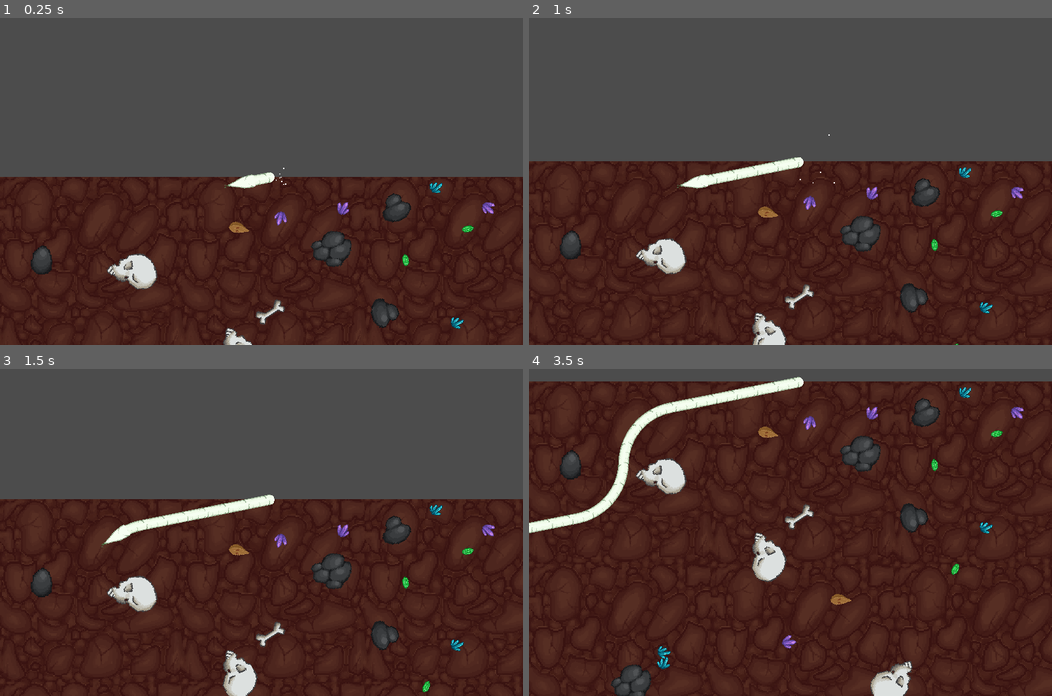
Above: before the commit, frames 1-4 (two rows, left to right).
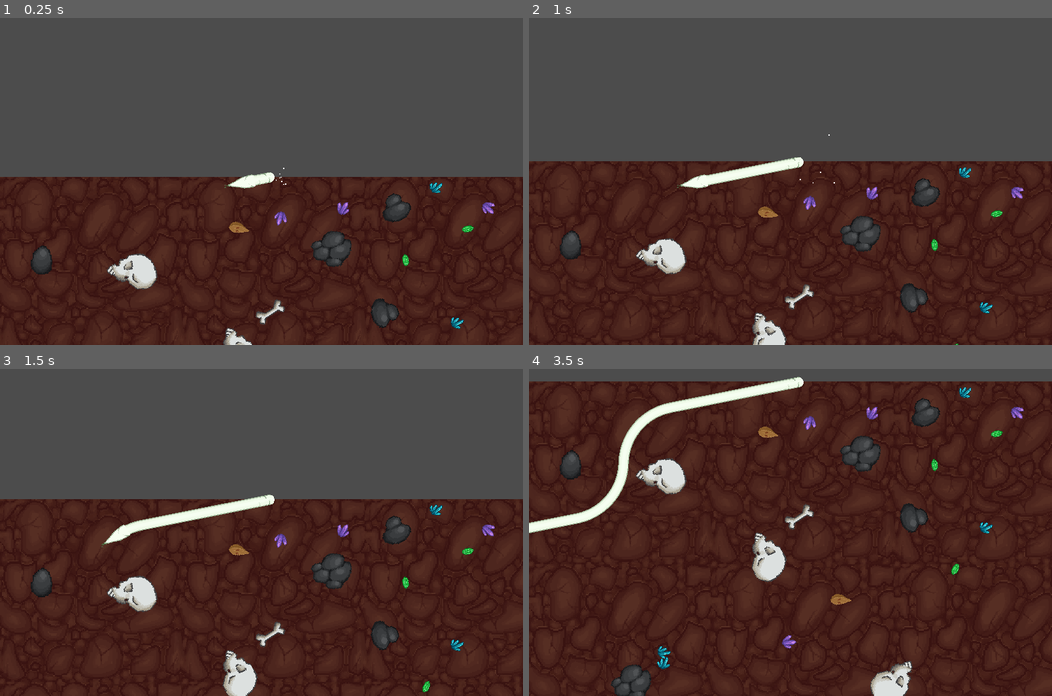
Above: after the commit, the same moments.

Repository: 0xOnyx/GGJ
Game: Godot game, scene res://scenes/main.tscn
The game is run twice, just before and just after one commit, with the same random seed, the same clock (stepped at 60 frames per second) and the same inputs.
Inputs:
- Up to frame 1 (0.25 s): no input
- Up to frame 2 (1 s): hold D (right) from 0.53 s (still down)
- Up to frame 3 (1.5 s): release D (right) at 1.28 s; hold A (left) from 1.28 s (still down)
- Up to frame 4 (3.5 s): release A (left) at 2.03 s; hold D (right) from 2.03 s (still down)

Frame 1 is identical in both runs. In frame 2, less than 0.1% of the frame differs, in the area x 34-49%, y 43-51%; in frame 3, 0.1%; in frame 4, 0.3%, in the area x 0-49%, y 3-51%.

Commit message:
renamed folders for surface fix #11

Diff:
--- a/project.godot
+++ b/project.godot
@@ -11,7 +11,7 @@
 [application]
 
 config/name="Root"
-run/main_scene="res://scenes/main.tscn"
+run/main_scene="res://scenes/Main.tscn"
 config/icon="res://icon.png"
 
 [display]
--- a/scenes/collectable.tscn
+++ /dev/null
@@ -1,32 +0,0 @@
-[gd_scene load_steps=4 format=2]
-
-[ext_resource path="res://assets/seed_final.png" type="Texture" id=1]
-[ext_resource path="res://scripts/collectable.gd" type="Script" id=2]
-
-[sub_resource type="CircleShape2D" id=1]
-radius = 9.0
-
-[node name="Collectable" type="Area2D"]
-script = ExtResource( 2 )
-
-[node name="Sprite" type="Sprite" parent="."]
-scale = Vector2( 0.40625, 0.40625 )
-texture = ExtResource( 1 )
-
-[node name="CollisionShape2D" type="CollisionShape2D" parent="."]
-shape = SubResource( 1 )
-
-[node name="DeathParticles" type="CPUParticles2D" parent="."]
-emitting = false
-explosiveness = 1.0
-emission_shape = 1
-emission_sphere_radius = 4.44
-spread = 180.0
-gravity = Vector2( 0, 0 )
-initial_velocity = 31.58
-initial_velocity_random = 0.66
-
-[node name="DeathparticlesTimer" type="Timer" parent="."]
-
-[connection signal="body_entered" from="." to="." method="_on_Collectable_body_entered"]
-[connection signal="timeout" from="DeathparticlesTimer" to="." method="_on_DeathparticlesTimer_timeout"]
--- a/scenes/collectable/Collectable.tscn
+++ b/scenes/collectable/Collectable.tscn
@@ -28,7 +28,5 @@
 
 [node name="DeathparticlesTimer" type="Timer" parent="."]
 
-[node name="VisibilityEnabler2D" type="VisibilityEnabler2D" parent="."]
-
 [connection signal="body_entered" from="." to="." method="_on_Collectable_body_entered"]
 [connection signal="timeout" from="DeathparticlesTimer" to="." method="_on_DeathparticlesTimer_timeout"]
--- a/scenes/main.tscn
+++ b/scenes/main.tscn
@@ -1,7 +1,7 @@
 [gd_scene load_steps=3 format=2]
 
 [ext_resource path="res://scripts/main.gd" type="Script" id=1]
-[ext_resource path="res://scenes/subsurface.tscn" type="PackedScene" id=2]
+[ext_resource path="res://scenes/subsurface/Subsurface.tscn" type="PackedScene" id=2]
 
 [node name="Node2D" type="Node2D"]
 script = ExtResource( 1 )
--- a/scenes/obstacle.tscn
+++ /dev/null
@@ -1,14 +0,0 @@
-[gd_scene load_steps=3 format=2]
-
-[ext_resource path="res://assets/obstacles/rock_final_1.png" type="Texture" id=1]
-
-[sub_resource type="CircleShape2D" id=1]
-radius = 18.0
-
-[node name="Obstacle" type="StaticBody2D"]
-
-[node name="Sprite" type="Sprite" parent="."]
-texture = ExtResource( 1 )
-
-[node name="CollisionShape2D" type="CollisionShape2D" parent="."]
-shape = SubResource( 1 )
--- a/scenes/root.tscn
+++ b/scenes/root/Root.tscn
@@ -1,8 +1,8 @@
 [gd_scene load_steps=5 format=2]
 
 [ext_resource path="res://scripts/root.gd" type="Script" id=1]
-[ext_resource path="res://assets/root_tip_final.png" type="Texture" id=2]
-[ext_resource path="res://assets/root_final.png" type="Texture" id=3]
+[ext_resource path="res://assets/root/root_tip_final.png" type="Texture" id=2]
+[ext_resource path="res://assets/root/root_final.png" type="Texture" id=3]
 
 [sub_resource type="CapsuleShape2D" id=1]
 radius = 5.0
--- a/scenes/snake.tscn
+++ /dev/null
@@ -1,5 +0,0 @@
-[gd_scene format=2]
-
-[node name="Node2D" type="Node2D"]
-
-[node name="Line2D" type="Line2D" parent="."]
--- a/scenes/subsurface.tscn
+++ b/scenes/subsurface/subsurface.tscn
@@ -1,7 +1,7 @@
 [gd_scene load_steps=3 format=2]
 
-[ext_resource path="res://scenes/background.tscn" type="PackedScene" id=1]
-[ext_resource path="res://scenes/root.tscn" type="PackedScene" id=2]
+[ext_resource path="res://scenes/background/Background.tscn" type="PackedScene" id=1]
+[ext_resource path="res://scenes/root/Root.tscn" type="PackedScene" id=2]
 
 [node name="Node2D" type="Node2D"]
 
--- a/scripts/backgroundTileMap.gd
+++ b/scripts/backgroundTileMap.gd
@@ -22,7 +22,7 @@
 	noise_rock.octaves = 4
 	noise_rock.period = 20.0
 	noise_rock.persistence = 0.8
-	var texture = create_texture("res://assets/tiile_base.png")
+	var texture = create_texture("res://assets/tiles/tiile_base.png")
 	load_image_to_tilemap(texture, Vector2(size, size), Vector2(0, 0) )
 	shape.set_extents(Vector2(size / 2, 10))
 	$Area2D/CollisionShape2D.set_shape(shape)
@@ -76,7 +76,7 @@
 
 func _on_Area2D_body_entered(body):
 	if body.get_name() == "Root":
-		var texture = create_texture("res://assets/tiile_base.png")
+		var texture = create_texture("res://assets/tiles/tiile_base.png")
 		load_image_to_tilemap(texture, Vector2(size, size), last )
 		last.y += size
 		$Area2D/CollisionShape2D.set_shape(shape)
--- a/scripts/root.gd
+++ b/scripts/root.gd
@@ -5,7 +5,7 @@
 
 var velocity = Vector2()
 var rotation_dir = 0
-var rot_limit = PI/16
+var rot_limit = PI/16 # in radians, PI is 180 deg
 
 func get_input():
 	rotation_dir = 0
@@ -21,7 +21,6 @@
 	velocity = Vector2(-speed, 0).rotated(rotation)
 	rotation += rotation_dir * rotation_speed * delta
 	rotation = clamp(rotation, -PI+rot_limit, -rot_limit)
-	print(rot_limit, "  ", rad2deg(rotation))
 	velocity = move_and_slide(velocity)
 
 func _on_PathPointTimer_timeout():
Binary file removed: assets/basic-platformer-tileset.png
Not shown, removed: assets/basic-platformer-tileset.png.import
Renamed: assets/root_final.png -> assets/root/root_final.png
Renamed: assets/root_tip_final.png -> assets/root/root_tip_final.png
Not shown, removed: assets/root_final.png.import
Not shown, removed: assets/root_tip_final.png.import
Not shown, removed: assets/tiile_base.png.import
Renamed: assets/tiile_base.png -> assets/tiles/tiile_base.png
Renamed: assets/tiile_base_rock.png -> assets/tiles/tiile_base_rock.png
Renamed: scenes/background.tscn -> scenes/background/background.tscn
Renamed: scenes/root_system.tscn -> scenes/root/RootSystem.tscn
